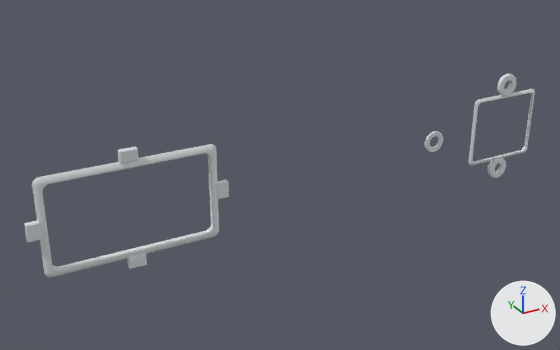
The glTF model mechanical/flagpole_finial_v0_6_print_layout_TPU85.glb: old version first, new version second.
The view is the same before and after, from a 50 mm lens placed at (-0.1038, -0.2077, 0.1039), pointed at (0.0129, 0.0047, -0.0023). The lights are fixed; the arrows at lower right show +X, +Y and +Z. The picture after the commit comes second.

The scene before the commit, as lines of its bpy script (objects in view):
```python
me_environment_pocket_gasket_flat = bpy.data.meshes.new('environment_pocket_gasket_flat')
me_environment_pocket_gasket_flat.from_pydata(...)  # 7750 vertices, 15508 faces; spans x 0.0927..0.1233, y -0.0016..0.0, z -0.0212..0.0212
me_environment_pocket_gasket_flat.materials.append(mat_defaultmaterial_002)
me_lid_gasket_flat = bpy.data.meshes.new('lid_gasket_flat')
me_lid_gasket_flat.from_pydata(...)  # 16430 vertices, 32860 faces; spans x -0.0727..-0.0093, y -0.002..0.0, z -0.0197..0.0197
me_lid_gasket_flat.materials.append(mat_defaultmaterial)
me_photo_window_gasket_flat = bpy.data.meshes.new('photo_window_gasket_flat')
me_photo_window_gasket_flat.from_pydata(...)  # 1056 vertices, 2112 faces; spans x 0.071..0.079, y -0.0008..0.0, z -0.004..0.004
me_photo_window_gasket_flat.materials.append(mat_defaultmaterial_001)
ob_environment_pocket_gasket_flat = bpy.data.objects.new('environment_pocket_gasket_flat', me_environment_pocket_gasket_flat)
ob_environment_pocket_gasket_flat.location = (0.0, 0.0, 0.0)
ob_lid_gasket_flat = bpy.data.objects.new('lid_gasket_flat', me_lid_gasket_flat)
ob_lid_gasket_flat.location = (0.0, 0.0, 0.0)
ob_photo_window_gasket_flat = bpy.data.objects.new('photo_window_gasket_flat', me_photo_window_gasket_flat)
ob_photo_window_gasket_flat.location = (0.0, 0.0, 0.0)
```
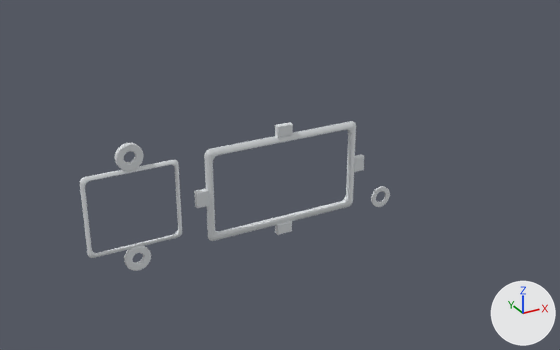
Changed parts and their boxes [x1, y1, x2, y2] in the pictures (560 x 350 px):
'lid_gasket_flat', moved
    before: [24, 144, 229, 277]
    after: [194, 121, 364, 241]
'environment_pocket_gasket_flat', moved
    before: [468, 74, 535, 178]
    after: [80, 143, 182, 271]
'photo_window_gasket_flat', moved
    before: [425, 131, 443, 152]
    after: [371, 186, 390, 207]

The edits, one by one:
me_lid_gasket_flat is used by ob_lid_gasket_flat; location (0.0, 0.0, 0.0).
me_lid_gasket_flat had 16430 vertices, 32860 faces and spanned x -0.0727..-0.0093, y -0.002..0.0, z -0.0197..0.0197.
me_lid_gasket_flat now has 16430 vertices, 32860 faces and spans x -0.0204..0.043, y -0.002..0.0, z -0.0212..0.0182.
me_lid_gasket_flat part 2: the whole mesh is moved by (0.0523, 0.0, -0.0015).
me_photo_window_gasket_flat is used by ob_photo_window_gasket_flat; location (0.0, 0.0, 0.0).
me_photo_window_gasket_flat had 1056 vertices, 2112 faces and spanned x 0.071..0.079, y -0.0008..0.0, z -0.004..0.004.
me_photo_window_gasket_flat now has 1056 vertices, 2112 faces and spans x 0.04798..0.05597, y -0.0008..0.0, z -0.0212..-0.01321.
me_photo_window_gasket_flat part 3: the whole mesh is moved by (-0.02303, 0.0, -0.0172).
me_environment_pocket_gasket_flat is used by ob_environment_pocket_gasket_flat; location (0.0, 0.0, 0.0).
me_environment_pocket_gasket_flat had 7750 vertices, 15508 faces and spanned x 0.0927..0.1233, y -0.0016..0.0, z -0.0212..0.0212.
me_environment_pocket_gasket_flat now has 7750 vertices, 15508 faces and spans x -0.056..-0.0254, y -0.0016..0.0, z -0.0212..0.0212.
me_environment_pocket_gasket_flat part 1: the whole mesh is moved by (-0.1487, 0.0, 0.0).
